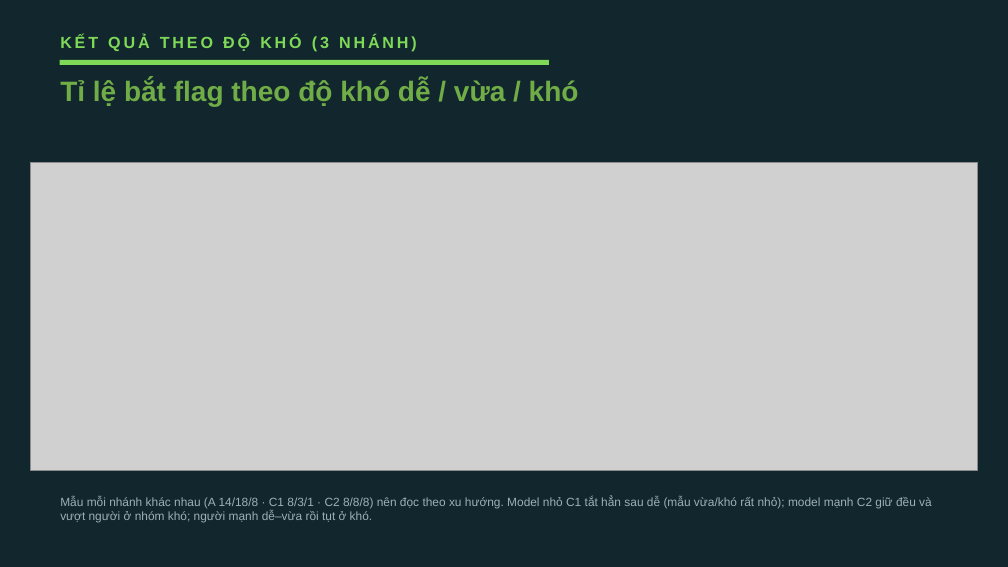
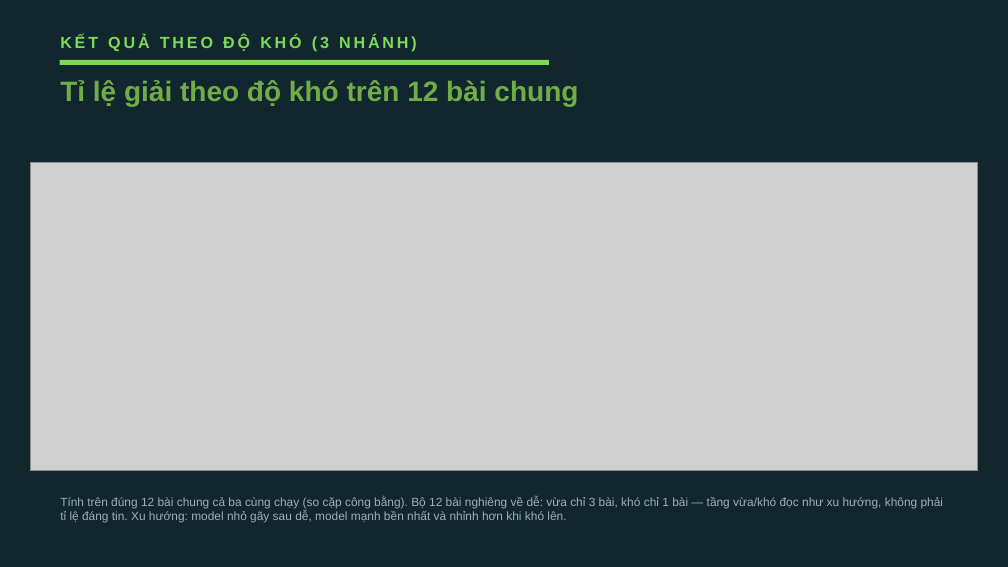
Before and after one commit to VuNguyenBinh/KLTN-FA26, a slide deck: slide 20 of Slide/KTLN_slide.pptx. Drawn at 1008x567 pixels with LibreOffice and Linux fonts; fonts in the diff are those of the drawing; grey boxes stand for pictures. Boxes give left, top, right and bottom in pixels: in the first picture for what was removed or moved away, otherwise in the second. Text is boxed around its words. In the diff, an @@ line names an element or a change of style, - is before the commit and + after.

```diff
--- a/Slide/KTLN_slide.pptx
+++ b/Slide/KTLN_slide.pptx
@@ text at (x1=60, y1=80, x2=578, y2=106): text changed @@
-Tỉ lệ bắt flag theo độ khó dễ / vừa / khó
+Tỉ lệ giải theo độ khó trên 12 bài chung
@@ text at (x1=60, y1=496, x2=944, y2=523): text changed @@
-Mẫu mỗi nhánh khác nhau (A 14/18/8 · C1 8/3/1 · C2 8/8/8) nên đọc theo xu hướng. Model nhỏ C1 tắt hẳn sau dễ (mẫu vừa/khó rất nhỏ); model mạnh C2 giữ đều và vượt người ở nhóm khó; người mạnh dễ–vừa rồi tụt ở khó.
+Tính trên đúng 12 bài chung cả ba cùng chạy (so cặp công bằng). Bộ 12 bài nghiêng về dễ: vừa chỉ 3 bài, khó chỉ 1 bài — tầng vừa/khó đọc như xu hướng, không phải tỉ lệ đáng tin. Xu hướng: model nhỏ gãy sau dễ, model mạnh bền nhất và nhỉnh hơn khi khó lên.
```
Also in this commit, not shown: 2 other files.
